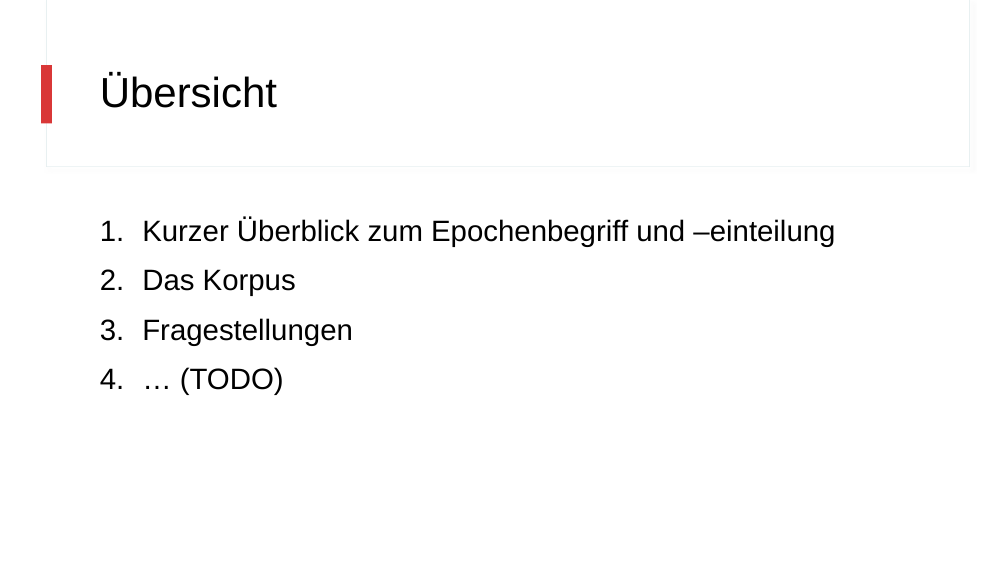
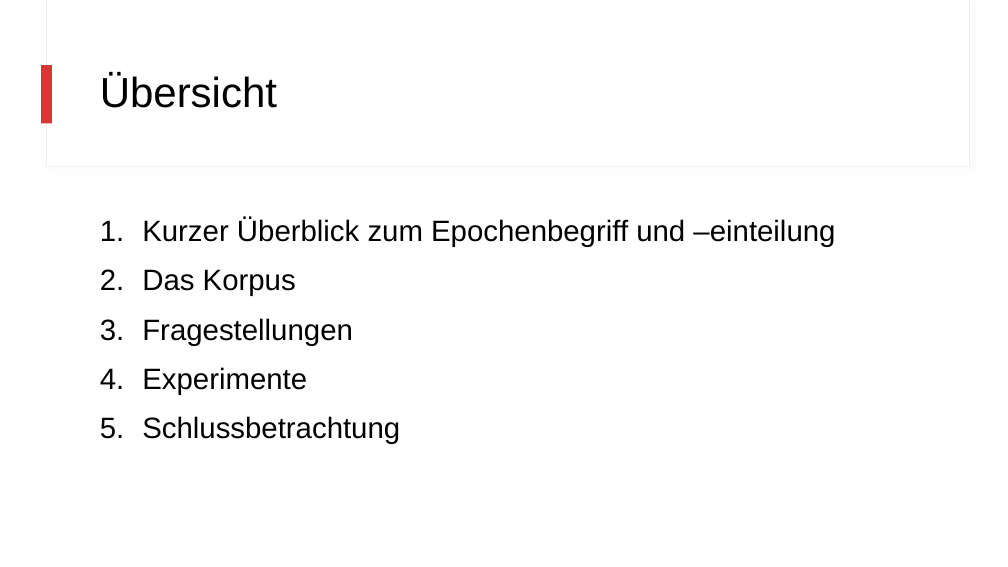
Before and after one commit to realjanpaulus/clusterpoems, a slide deck: slide 2 of literature & presentation/clustering_presentation.pptx. Drawn at 1008x567 pixels with LibreOffice and Linux fonts; fonts in the diff are those of the drawing. Boxes give left, top, right and bottom in pixels: in the first picture for what was removed or moved away, otherwise in the second. Text is boxed around its words. In the diff, an @@ line names an element or a change of style, - is before the commit and + after.

```diff
--- a/literature & presentation/clustering_presentation.pptx
+++ b/literature & presentation/clustering_presentation.pptx
@@ text at (x1=142, y1=367, x2=400, y2=444): text changed @@
-4. … (TODO)
+4. Experimente
+5. Schlussbetrachtung
```
Also in this commit, not shown: 6 other slides changed, 5 slides added, 3 slides removed, 24 other files.
